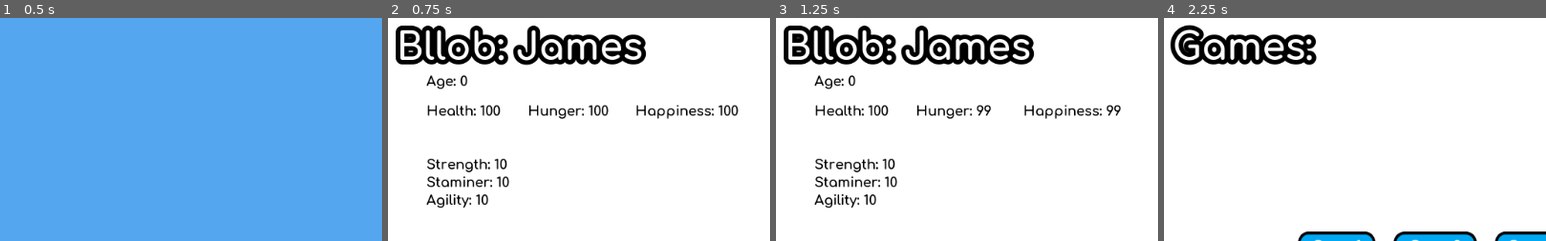
Above: before the commit, frames 1-4 (left to right).
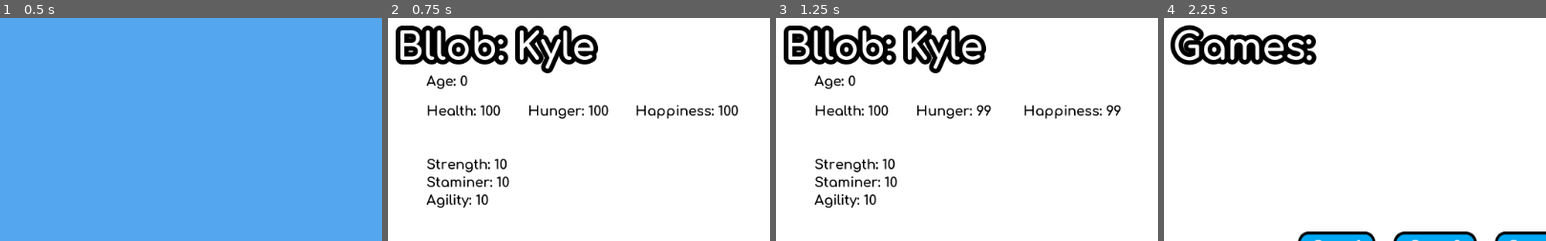
Above: after the commit, the same moments.

Repository: Elephant34/Bllob
Game: Godot game, scene res://scenes/bllob/main.tscn
The game is run twice, just before and just after one commit, with the same random seed, the same clock (stepped at 60 frames per second) and the same inputs.
Inputs (mouse positions are % of the whole screen's width and height, from its top left):
- Up to frame 1 (0.5 s): no input
- Up to frame 2 (0.75 s): move the mouse to (14, 71) at 0.52 s; click (14, 71) at 0.67 s
- Up to frame 3 (1.25 s): no input
- Up to frame 4 (2.25 s): click (82, 17) at 1.25 s; click (48, 5) at 2 s
The pictures show only the part of the screen within x 14-64%, y 14-64%; the shares and areas given below are measured in that part.

Frame 1 is identical in both runs. In frame 2, 3.7% of the frame differs, in the area x 32-68%, y 3-25%; in frame 3, 3.7%; in frame 4, nothing differs.

Commit message:
Added random name genorator for bllobs

Diff:
--- a/scenes/bllob/main.gd
+++ b/scenes/bllob/main.gd
@@ -3,6 +3,7 @@
 
 # Contains all saved game data
 var game_data
+var name_list = []
 
 # Game specific variables
 var coins
@@ -28,6 +29,11 @@
 # ===========================
 
 func _ready():
+	randomize()
+
+	# Loads list of names
+	name_list = load_names()
+
 	# Load the game state
 	game_data = load_save()
 
@@ -79,6 +85,11 @@
 		get_tree().quit() # default behavior
 
 
+# =======
+# Other
+# =======
+
+
 func update_coin_count():
 	"""
 	Updates the label showing coin count
@@ -93,6 +104,24 @@
 	# Used to update the panel live in _process
 	selected_bllob_id = bllob_id
 	$GUI.show_bllob_panel(selected_bllob_id, bllob_data[selected_bllob_id])
+
+
+func load_names():
+	"""
+	Loads list of common names from text file
+	"""
+
+	var names = []
+
+	var f = File.new()
+	f.open("assets/name_list.txt", File.READ)
+
+	# Iterates through all lines and appends the name
+	while not f.eof_reached():
+		names.append(f.get_line())
+	f.close()
+
+	return names
 
 
 # ================
@@ -176,7 +205,7 @@
 	"""
 
 	var temp_data = {
-		"James": {
+		"%s" % name_list[randi()%name_list.size()]: {
 			"position": [148, 424],
 			"age": 0,
 			"max_age": 100,
Not shown, added: assets/name_list.txt
